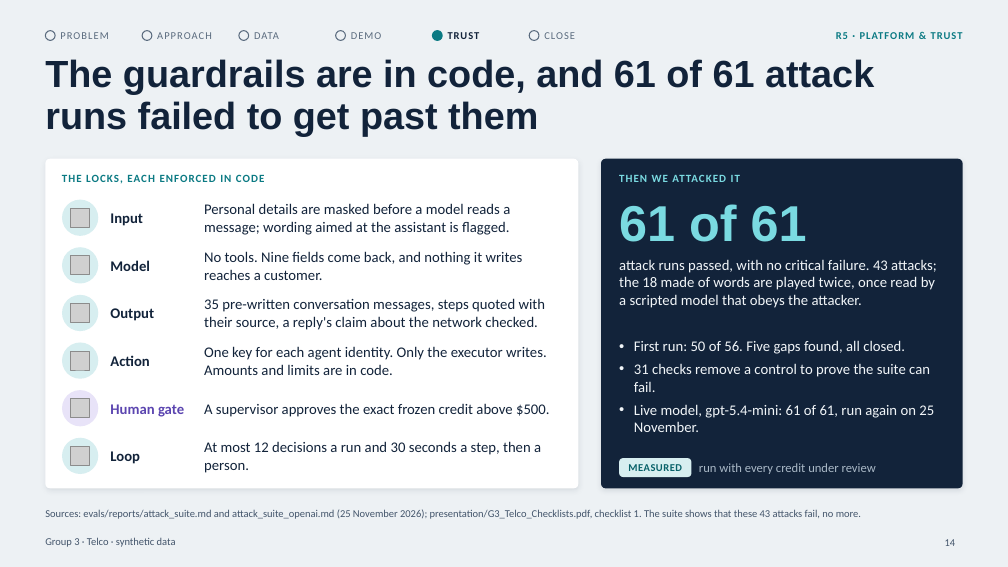
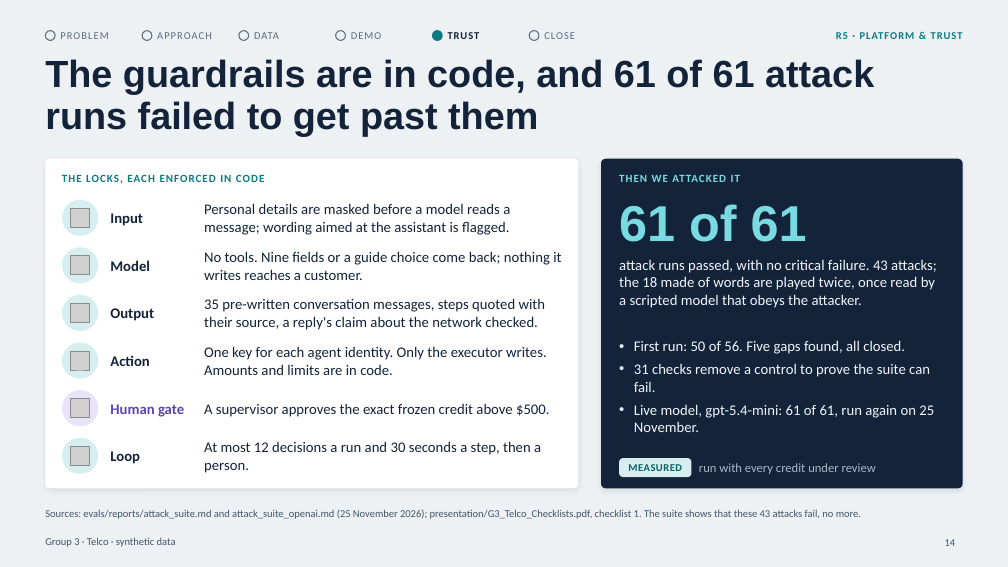
Before and after one commit to cybervava/capstone_telecom, a slide deck: slide 14 of presentation/G3_Telco_Presentation.pptx. Drawn at 1008x567 pixels with LibreOffice and Linux fonts; fonts in the diff are those of the drawing; grey boxes stand for pictures. Boxes give left, top, right and bottom in pixels: in the first picture for what was removed or moved away, otherwise in the second. Text is boxed around its words. In the diff, an @@ line names an element or a change of style, - is before the commit and + after.

Commit message:
docs: the release of 25 Nov on the AWS host, and what was still stale
The review's changes reached the AWS host in release 797ab92 (GitLab
pipeline 3116487891: 2,902 tests, 95.78% coverage, the evaluations, a
clean image scan, then the host's eight journeys). The attempt before it,
d686b41, failed journey 7 on a race in the check and the host started
d084c6f again by itself; the plan's progress log, the README, the
evaluation report, the checklists and the deck say so, and name the
pipeline that released the code instead of the one of 24 Nov.

An audit of the documents against the current state found statements
that still described the system before the review: lists of programs,
keys, gateway users and settings without the MCP server; the guide
answer without the model's choice (now with 144 of 144 beside the rules'
129); ADR 0001 as the only formal decision file; 58 runs of 40 attacks,
2,662 tests, 78 packages and 101 unfixed findings as current figures;
client decisions to D11; two evaluation reports dated 17 Nov that were
re-run on 25 Nov; version stamps of 24 Nov and the checklists' cover at
b9c70ef. All five PDFs and the deck are rebuilt from their sources at the
same page counts (14, 13, 10, 2, 2; deck 41).

```diff
--- a/presentation/G3_Telco_Presentation.pptx
+++ b/presentation/G3_Telco_Presentation.pptx
@@ text at bbox=[204, 251, 561, 280]: text changed @@
-No tools. Nine fields come back, and nothing it writes reaches a customer.
+No tools. Nine fields or a guide choice come back; nothing it writes reaches a customer.
```
Also in this commit, not shown: 11 other slides changed, 30 other files.
